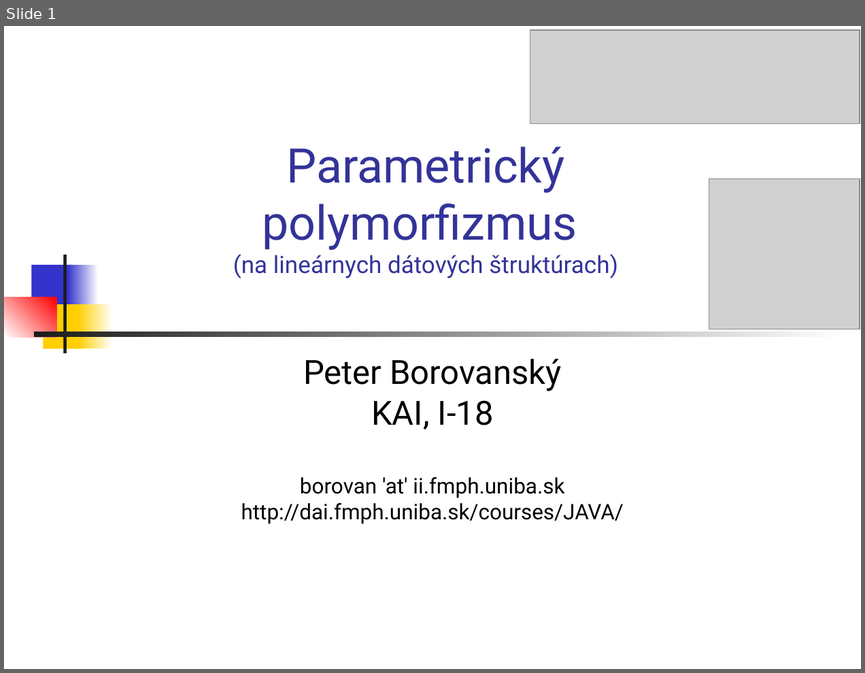
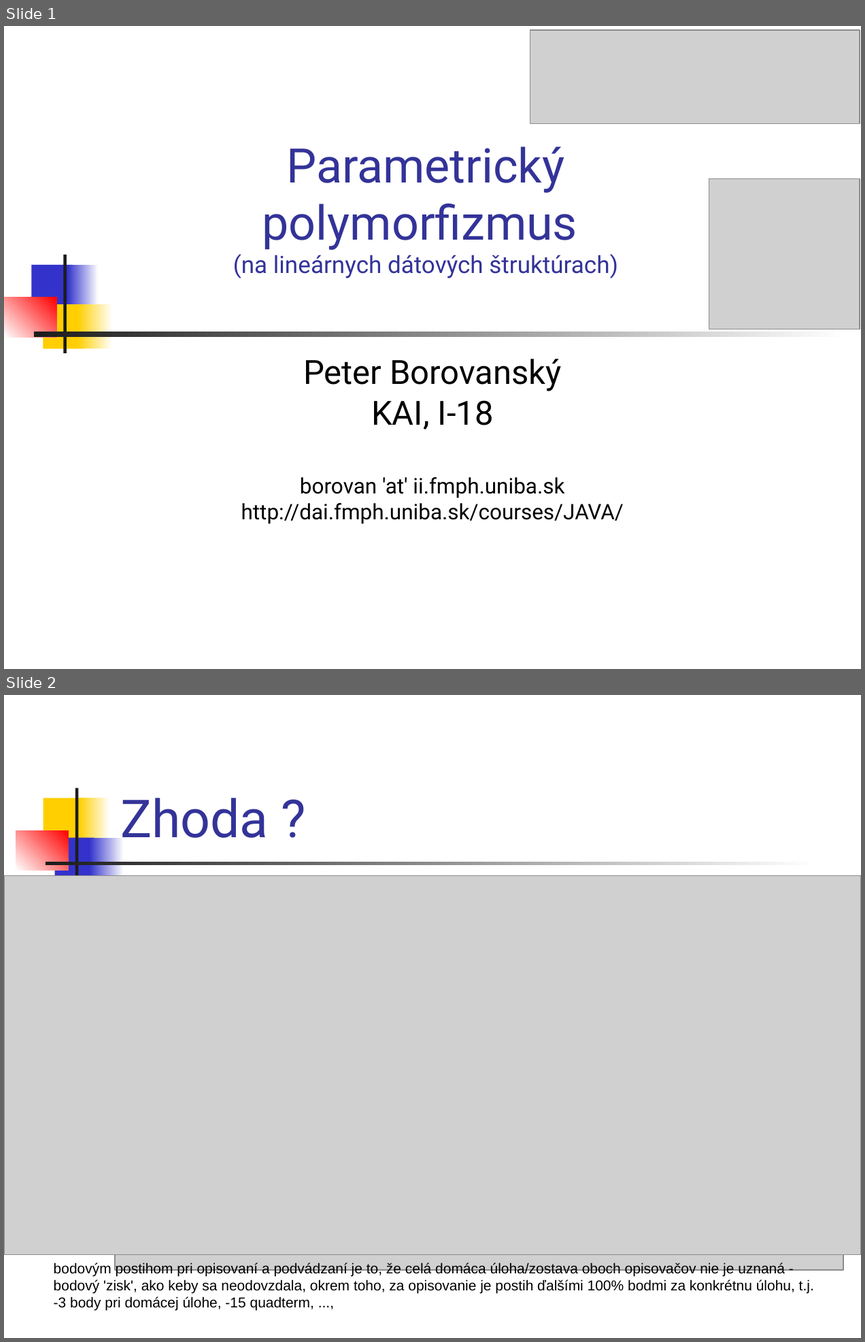
Before and after one commit to Programovanie4/Prednasky, a slide deck: 05/05_java.ppt. Shown one above the other, each under a label of ours: slide 1 before the commit, slides 1 and 2 after it. The pictures are 865x673 and 865x1342 pixels, drawn with LibreOffice and Linux fonts; fonts in the diff are those of the drawing; grey boxes stand for pictures. Boxes give left, top, right and bottom in pixels: in the first picture for what was removed or moved away, otherwise in the second. Text is boxed around its words. In the diff, an @@ line names an element or a change of style, - is before the commit and + after.

```diff
--- a/05/05_java.ppt
+++ b/05/05_java.ppt
@@ slide 2 added at [4,695,861,1338], background #FFFFFF @@
@@ rectangle added at [75,787,77,886], fill #1C1C1C @@
@@ rectangle added at [43,798,84,843], fill #FFCF01 @@
@@ rectangle added at [79,798,110,843], fill gradient #FFCF01 to #FFFFFF @@
@@ title added at [120,798,268,838], 44 pt, text #333399 @@
+Zhoda ?
@@ rectangle added at [16,830,68,870], fill gradient #FFFFFF to #FF0000 @@
@@ rectangle added at [54,837,94,882], fill #3333CC @@
@@ rectangle added at [90,837,124,882], fill gradient #3333CC to #FFFFFF @@
@@ picture added at [4,876,861,1255] @@
@@ rectangle added at [45,862,816,864], fill gradient #1C1C1C to #FFFFFF @@
@@ picture added at [115,884,843,1270] @@
@@ text added at [54,1262,814,1310], 12 pt, text #000000 @@
+bodovým postihom pri opisovaní a podvádzaní je to, že celá domáca úloha/zostava oboch opisovačov nie je uznaná - bodový 'zisk', ako keby sa neodovzdala, okrem toho, za opisovanie je postih ďalšími 100% bodmi za konkrétnu úlohu, t.j. -3 body pri domácej úlohe, -15 quadterm, ...,
```
Also in this commit, not shown: 4 slides changed, 1 other slide added, 3 other files.
